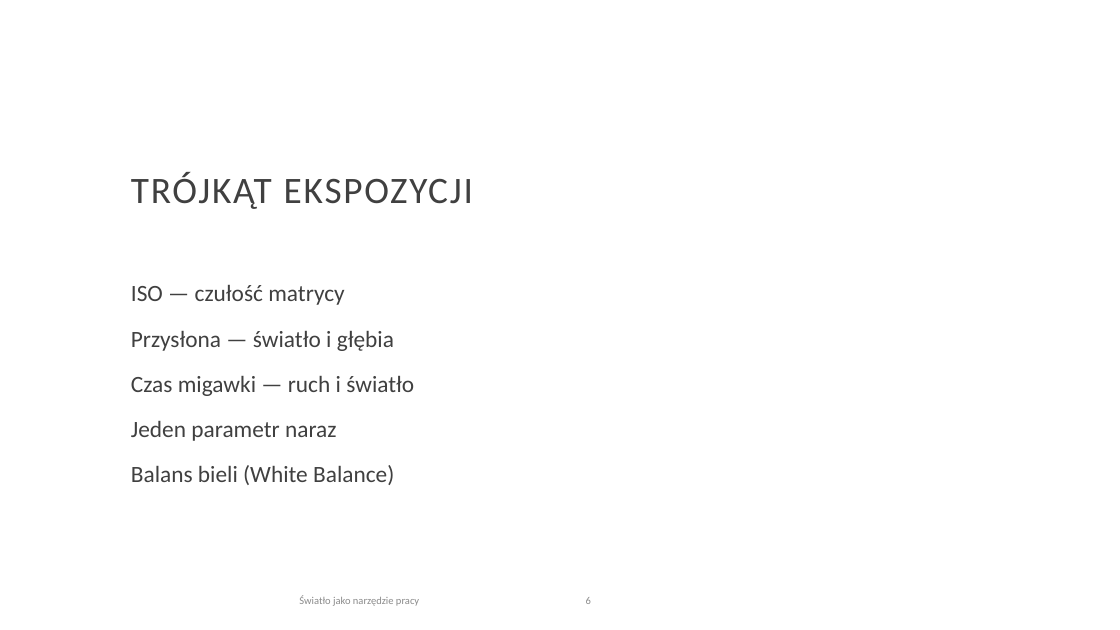
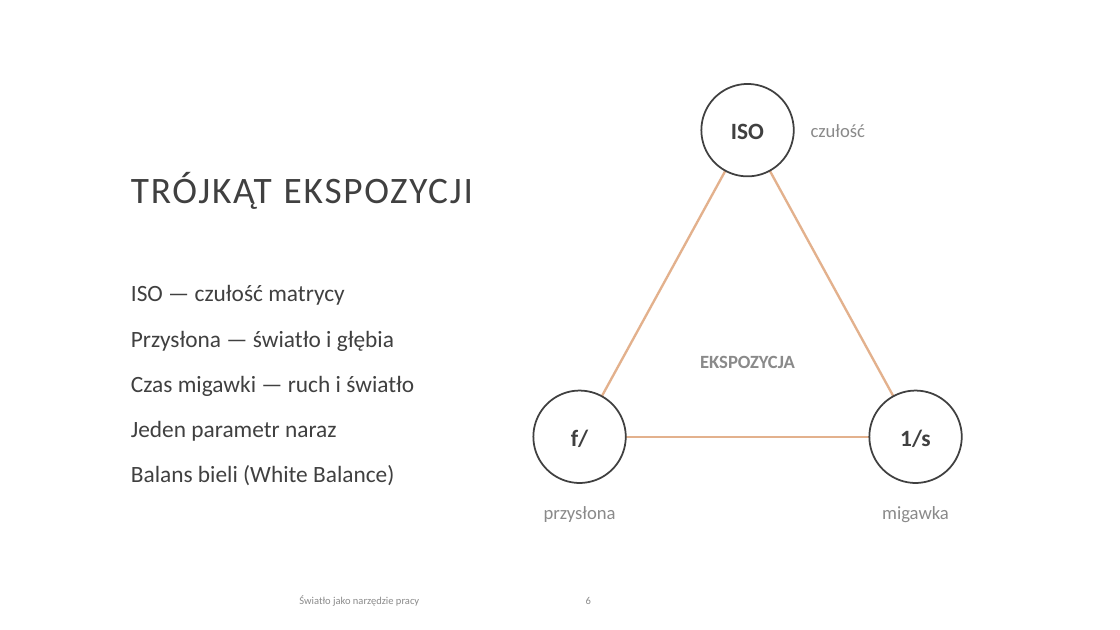
Before and after one commit to kontakt334/4eyes, a slide deck: slide 6 of projekty/warsztaty-beauty-product/swiatlo-jako-narzedzie-pracy-poprawiona.pptx. Drawn at 1120x630 pixels with LibreOffice and Linux fonts; fonts in the diff are those of the drawing; background and template pictures are left out. Boxes give left, top, right and bottom in pixels: in the first picture for what was removed or moved away, otherwise in the second. Text is boxed around its words. In the diff, an @@ line names an element or a change of style, - is before the commit and + after.

```diff
--- a/projekty/warsztaty-beauty-product/swiatlo-jako-narzedzie-pracy-poprawiona.pptx
+++ b/projekty/warsztaty-beauty-product/swiatlo-jako-narzedzie-pracy-poprawiona.pptx
@@ ellipse added at [702, 84, 794, 176], fill #FFFFFF, outline #404040 1.5 pt, 20 pt, text #404040, bold @@
+ISO
@@ line added from (580, 437) to (748, 130), #E3B18D 2 pt @@
@@ line added from (748, 130) to (916, 437), #E3B18D 2 pt @@
@@ text added at [811, 124, 865, 137], 16 pt, text #8A8A8A @@
+czułość
@@ text added at [700, 356, 795, 368], 16 pt, text #8A8A8A, bold @@
+EKSPOZYCJA
@@ ellipse added at [534, 391, 626, 483], fill #FFFFFF, outline #404040 1.5 pt, 20 pt, text #404040, bold @@
+f/
@@ ellipse added at [870, 391, 962, 483], fill #FFFFFF, outline #404040 1.5 pt, 20 pt, text #404040, bold @@
+1/s
@@ line added from (580, 437) to (916, 437), #E3B18D 2 pt @@
@@ text added at [544, 506, 616, 522], 16 pt, text #8A8A8A @@
+przysłona
@@ text added at [882, 506, 949, 522], 16 pt, text #8A8A8A @@
+migawka
```
Also in this commit, not shown: 5 other slides changed, 1 other file.
